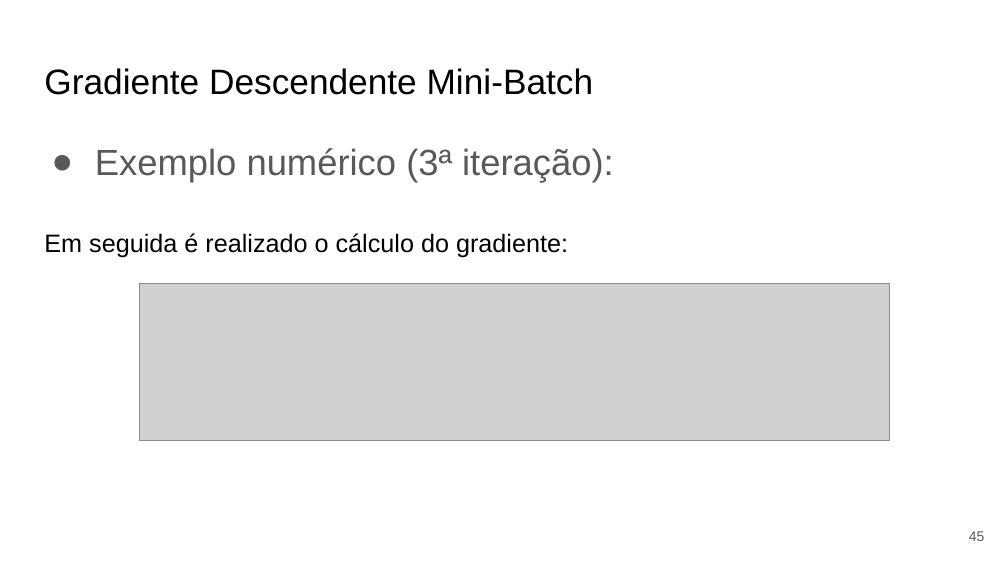
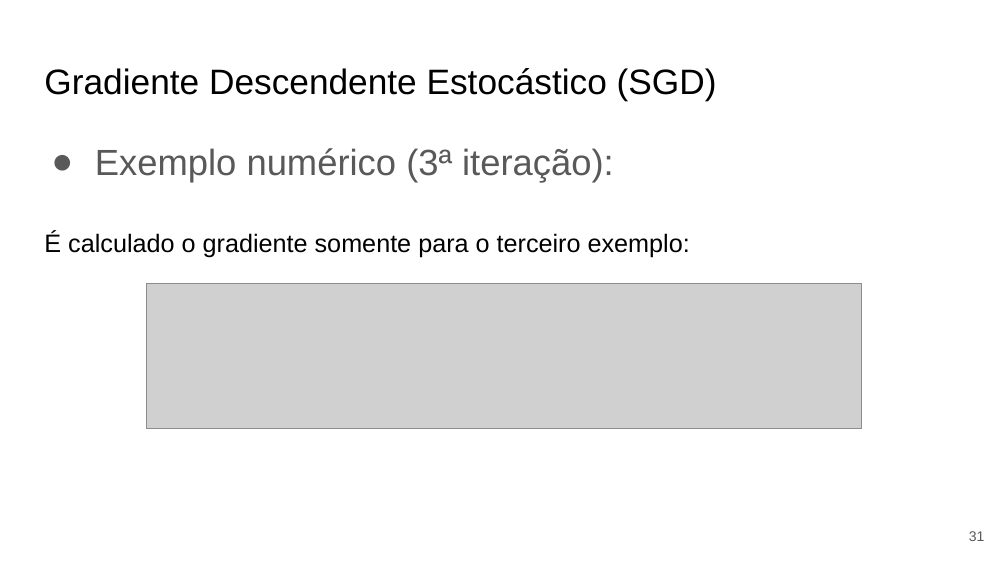
Before and after one commit to Redes-Neurais-2025-1/G5_DescidasGradiente_Fitting_Regularizacao, a slide deck: slide 31 of documentos/apresentacao.pptx (slide 45 before the commit). Drawn at 1008x567 pixels with LibreOffice and Linux fonts; fonts in the diff are those of the drawing; grey boxes stand for pictures. Boxes give left, top, right and bottom in pixels: in the first picture for what was removed or moved away, otherwise in the second. Text is boxed around its words. In the diff, an @@ line names an element or a change of style, - is before the commit and + after.

```diff
--- a/documentos/apresentacao.pptx
+++ b/documentos/apresentacao.pptx
@@ title at [44, 68, 717, 100]: text changed @@
-Gradiente Descendente Mini-Batch
+Gradiente Descendente Estocástico (SGD)
@@ text at [44, 231, 690, 257]: text changed @@
-Em seguida é realizado o cálculo do gradiente:
+É calculado o gradiente somente para o terceiro exemplo:
@@ picture: place and size @@
-picture at [139, 283, 889, 440]
+picture at [147, 283, 862, 428]
@@ page number at [969, 531, 985, 541]: text changed @@
-45
+31
```
Also in this commit, not shown: 23 other slides changed, 14 slides added, 4 slides removed, 1 other file.
